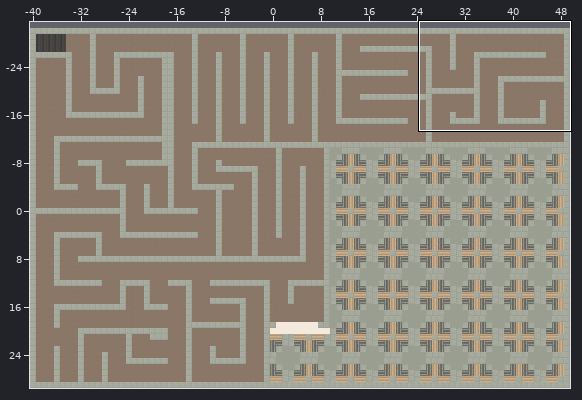
Level history. Tiled map: Prueba3/Assets/SuperTiled2Unity/Imports/Zhora.tmx. Above: a wide view before the commit, with the close-up outlined.
Close-up. The starting point:
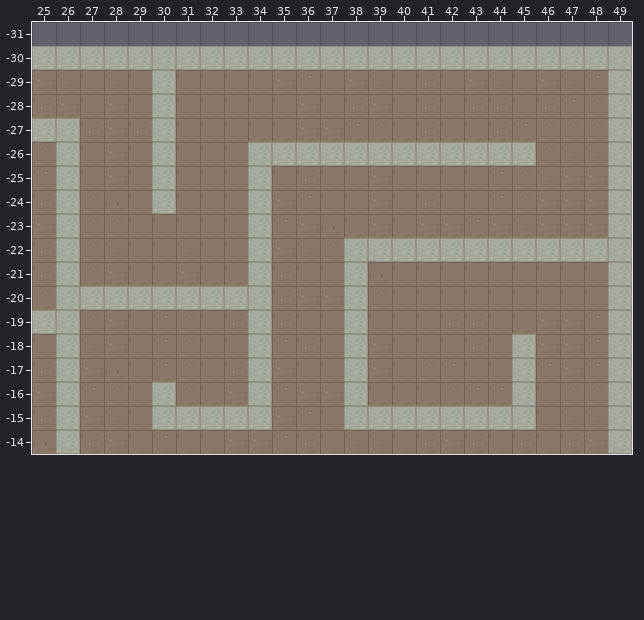
Cells are 16x16 px. Shown: x 25..49, y -31..-14. The commit also changed other parts of the map, which this record leaves out.
And afterwards:
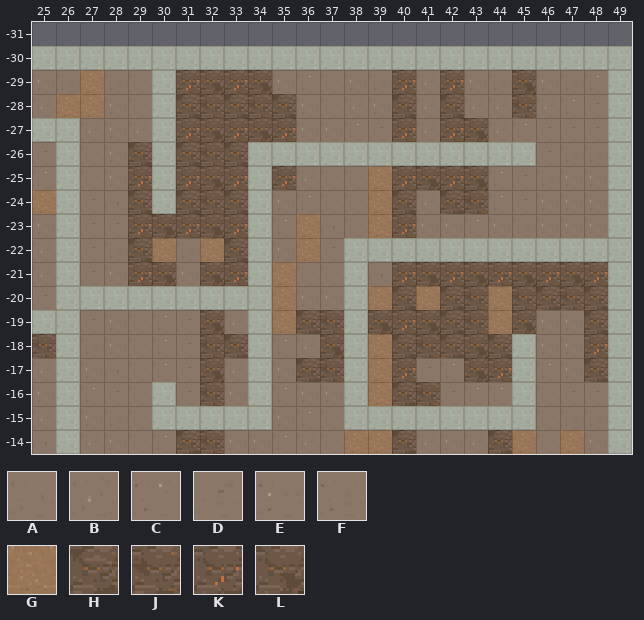
Key: from "Mundo": A 287, B 288, C 353, D 354, E 373, F 374, G 473, H 544, J 545, K 564, L 565.
_ is an empty cell.
Changes in this commit:
Layer "suelo":
Tile G replaces tile A in rows -29 to -28 at x 27; in row -22 at x 30 and 32; in row -20 at x 41 and 44; in row -19 at x 44; in row -16 at x 39.
Tile G replaces tile B in row -24 at x 25; in rows -21 to -19 at x 35; in row -14 at x 45 and 47.
Tile G replaces tile D in row -20 at x 39.
Tile G replaces tile E in row -28 at x 26; in rows -25 to -24 at x 39; in row -23 at x 36 and 39; in rows -18 to -17 at x 39.
Tile G replaces tile F in row -22 at x 36; in row -14 at x 38 to 39.
Tile H replaces tile A in row -28 at x 31, 33, 35, 40 and 42; in row -26 at x 29, 31 and 33; in row -24 at x 29, 31, 33, 40 and 42; in row -22 at x 29 and 33; in row -20 at x 40, 42, 46 and 48; in row -19 at x 36.
Tile H replaces tile A in row -18 at x 33, 40, 42 and 44; in row -17 at x 36; in row -16 at x 40; in row -14 at x 31, 40 and 44.
Tile H replaces tile B in row -19 at x 42.
Tile H replaces tile C in row -19 at x 48; in row -17 at x 48.
Tile J replaces tile A in row -28 at x 32, 34 and 45; in row -26 at x 32; in row -24 at x 32 and 43; in row -20 at x 43, 45 and 47; in row -19 at x 37; in row -18 at x 25, 32 and 41.
Tile J replaces tile A in row -17 at x 37; in row -16 at x 32 and 41; in row -14 at x 32.
Tile J replaces tile B in row -19 at x 43.
Tile K replaces tile A in row -29 at x 31, 33, 40 and 42; in row -27 at x 31, 33, 35, 40 and 42; in row -25 at x 29, 31, 33, 35, 40 and 42; in row -23 at x 29, 31, 33 and 40; in row -21 at x 29, 33, 40, 42, 44, 46 and 48; in row -19 at x 40.
Tile K replaces tile A in row -17 at x 40 and 44.
Tile K replaces tile C in row -18 at x 48.
Tile L replaces tile A in row -29 at x 32, 34 and 45; in row -27 at x 32, 34 and 43; in row -25 at x 32, 41 and 43; in row -23 at x 30 and 32; in row -21 at x 30, 32, 41, 43, 45 and 47; in row -19 at x 32, 39, 41 and 45.
Tile L replaces tile A in row -18 at x 37; in row -17 at x 32 and 43.
Tile L replaces tile B in row -18 at x 43.
